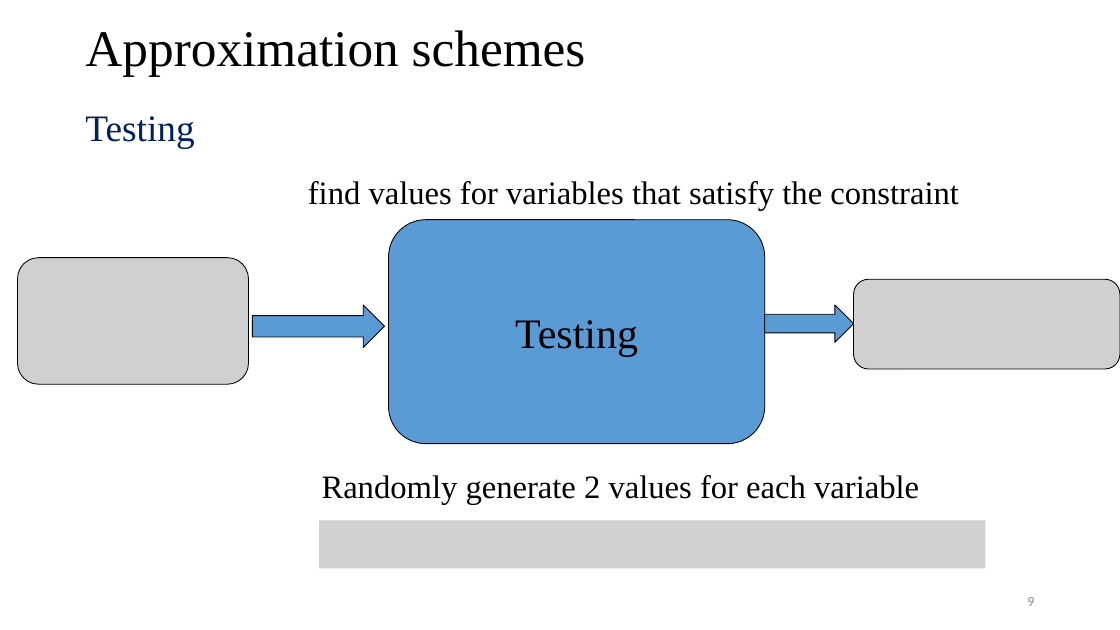
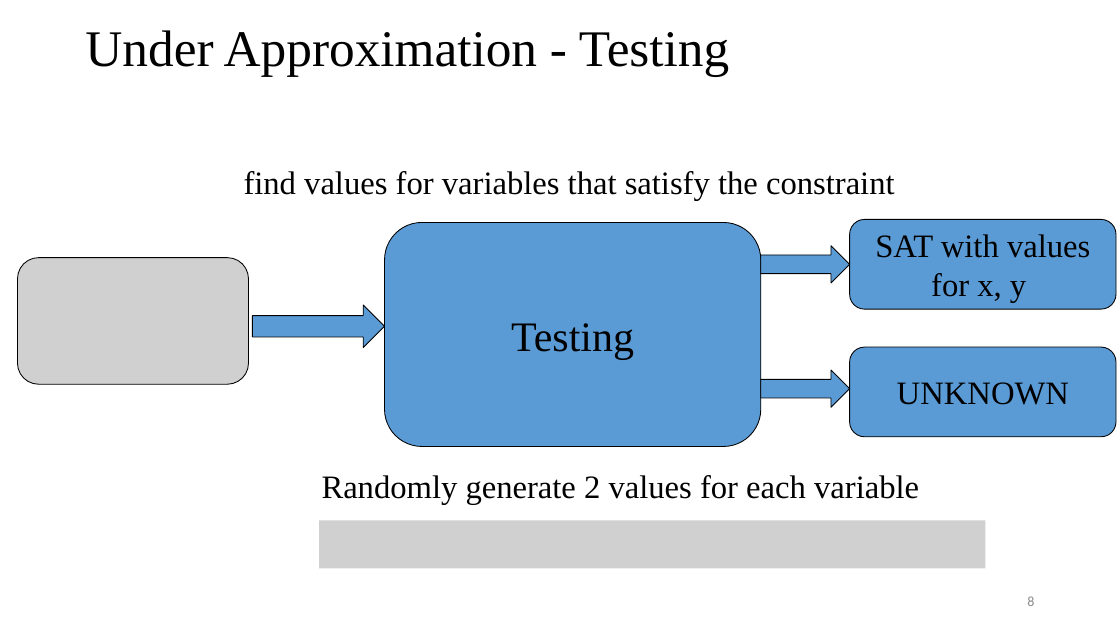
Before and after one commit to tungvx/raSAT, a slide deck: slide 8 of report/thesis/presentation.pptx (slide 9 before the commit). Drawn at 1120x630 pixels with LibreOffice and Linux fonts; fonts in the diff are those of the drawing; grey boxes stand for pictures. Boxes give left, top, right and bottom in pixels: in the first picture for what was removed or moved away, otherwise in the second. Text is boxed around its words. In the diff, an @@ line names an element or a change of style, - is before the commit and + after.

```diff
--- a/report/thesis/presentation.pptx
+++ b/report/thesis/presentation.pptx
@@ title at (85, 30, 729, 76): text changed @@
-Approximation schemes
+Under Approximation - Testing
@@ text removed at (85, 116, 194, 148) @@
-Testing
@@ text "find values for variables that ...": place and size @@
-text "find values for variables that ..." at (308, 181, 959, 211)
+text "find values for variables that ..." at (244, 171, 895, 201)
@@ rounded rectangle "Testing": place and size @@
-rounded rectangle "Testing" at (388, 220, 765, 444)
+rounded rectangle "Testing" at (385, 223, 761, 447)
@@ rounded rectangle added at (849, 219, 1116, 309), fill #5B9BD5, outline #000000 0.75 pt, 28 pt, text #000000 @@
+SAT with values for x, y
@@ right arrow: place and size @@
-right arrow at (765, 305, 854, 342)
+right arrow at (761, 245, 850, 282)
@@ picture removed at (854, 279, 1120, 369) @@
@@ rounded rectangle added at (849, 347, 1116, 437), fill #5B9BD5, outline #000000 0.75 pt, 28 pt, text #000000 @@
+UNKNOWN
@@ right arrow added at (761, 370, 850, 407), fill #5B9BD5, outline #000000 0.75 pt @@
@@ page number at (1027, 596, 1034, 606): text changed @@
-9
+8
```
Also in this commit, not shown: 12 other slides changed, 2 slides added, 7 slides removed.
